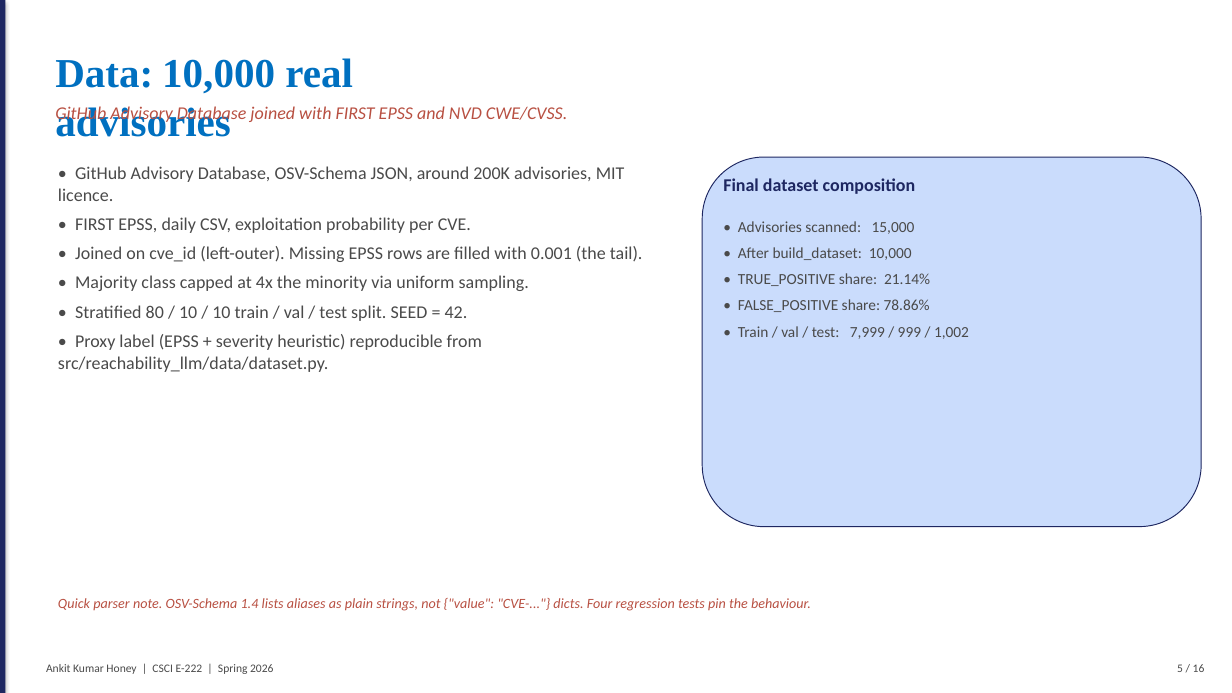
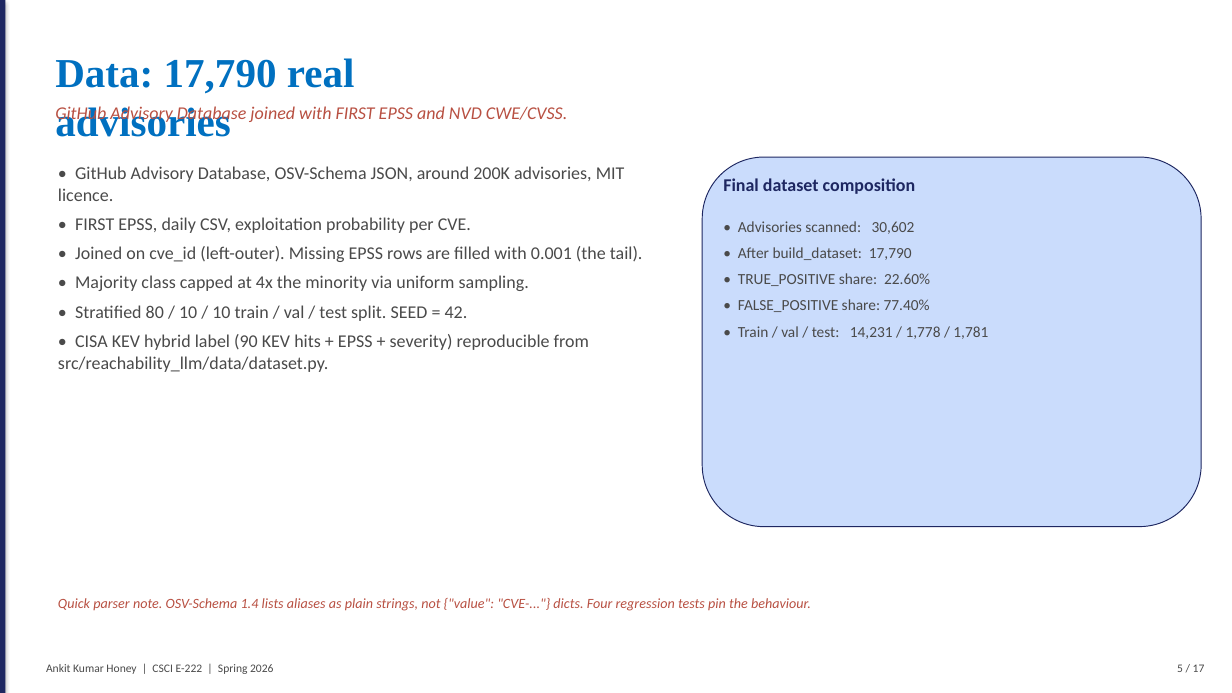
Before and after one commit to honeyankit/reachability-llm, a slide deck: slide 5 of reports/FalsePositive_SupplyChain_Honey.pptx. Drawn at 1232x693 pixels with LibreOffice and Linux fonts; fonts in the diff are those of the drawing. Boxes give left, top, right and bottom in pixels: in the first picture for what was removed or moved away, otherwise in the second. Text is boxed around its words. In the diff, an @@ line names an element or a change of style, - is before the commit and + after.

```diff
--- a/reports/FalsePositive_SupplyChain_Honey.pptx
+++ b/reports/FalsePositive_SupplyChain_Honey.pptx
@@ text at [55,58,355,137]: text changed @@
-Data: 10,000 real advisories
+Data: 17,790 real advisories
@@ text at [738,221,988,339]: text changed @@
-• Advisories scanned: 15,000
-• After build_dataset: 10,000
-• TRUE_POSITIVE share: 21.14%
-• FALSE_POSITIVE share: 78.86%
-• Train / val / test: 7,999 / 999 / 1,002
+• Advisories scanned: 30,602
+• After build_dataset: 17,790
+• TRUE_POSITIVE share: 22.60%
+• FALSE_POSITIVE share: 77.40%
+• Train / val / test: 14,231 / 1,778 / 1,781
@@ text at [58,334,589,372]: text changed @@
-• Proxy label (EPSS + severity heuristic) reproducible from src/reachability_llm/data/dataset.py.
+• CISA KEV hybrid label (90 KEV hits + EPSS + severity) reproducible from src/reachability_llm/data/dataset.py.
@@ text at [1177,664,1205,672]: text changed @@
-5 / 16
+5 / 17
```
Also in this commit, not shown: 14 other slides changed, 2 slides added, 1 slide removed, 5 other files.
